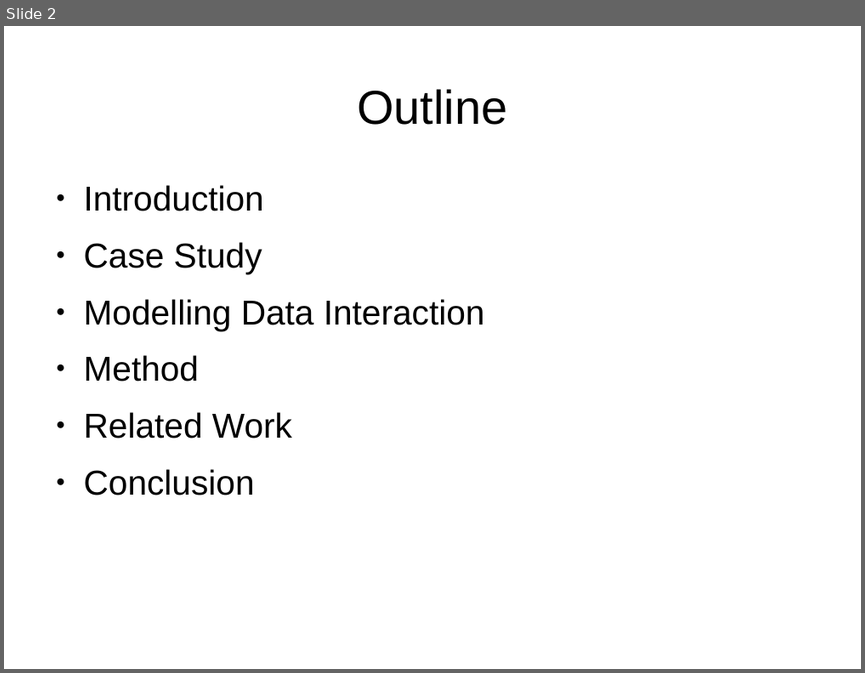
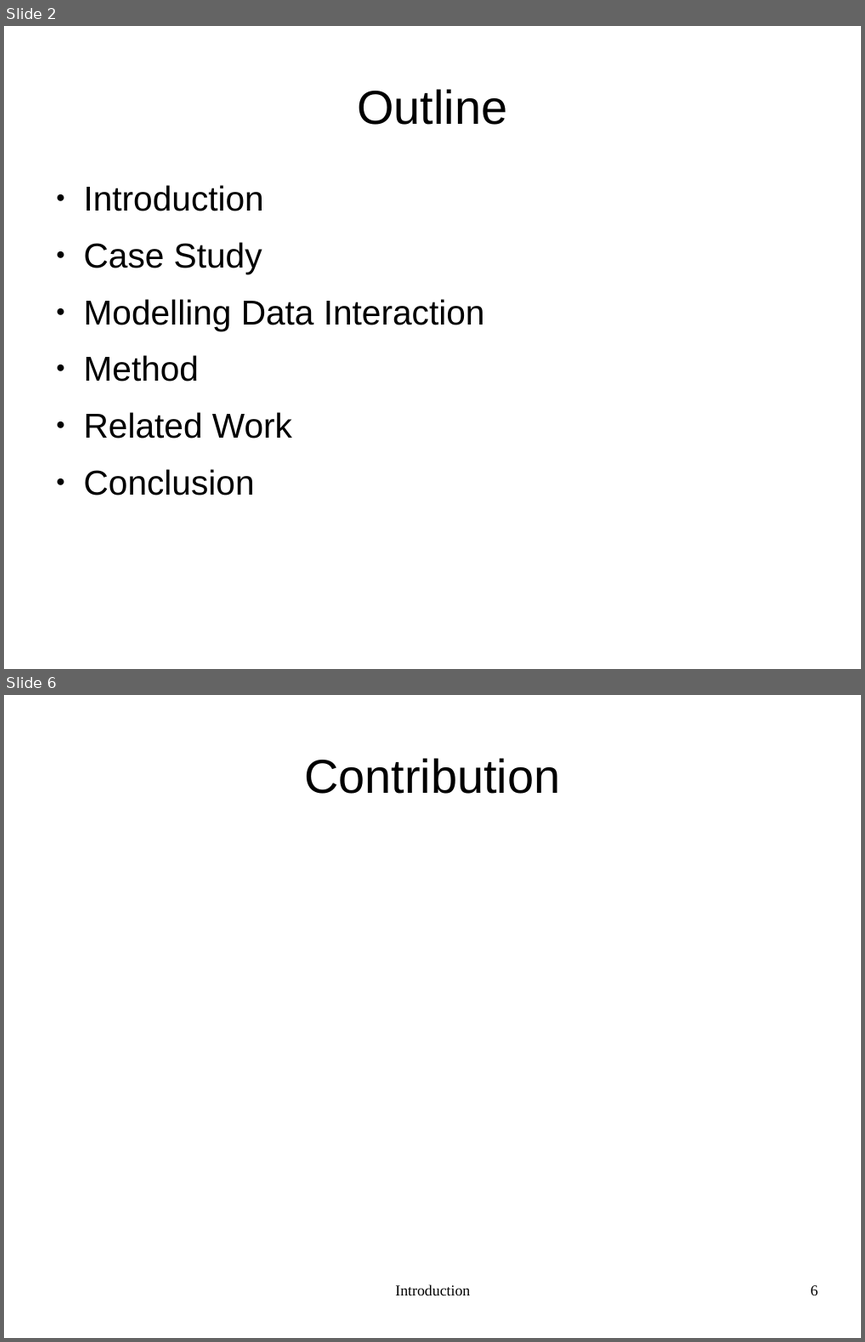
Before and after one commit to FabioBis/University, a slide deck: UNIBO/ComplementiBD/DataInteractionCoverage.odp. Shown one above the other, each under a label of ours: slide 2 before the commit, slides 2 and 6 after it; the slides between them are not shown. The pictures are 865x673 and 865x1342 pixels, drawn with LibreOffice and Linux fonts; fonts in the diff are those of the drawing. Boxes give left, top, right and bottom in pixels: in the first picture for what was removed or moved away, otherwise in the second. Text is boxed around its words. In the diff, an @@ line names an element or a change of style, - is before the commit and + after.

```diff
--- a/UNIBO/ComplementiBD/DataInteractionCoverage.odp
+++ b/UNIBO/ComplementiBD/DataInteractionCoverage.odp
@@ slide 6 added at (4,695,861,1338), background #FFFFFF @@
@@ title added at (304,758,560,794), 44 pt, text #000000 @@
+Contribution
@@ text added at (395,1284,470,1295), 14 pt, text #000000 @@
+Introduction
@@ page number added at (811,1285,818,1295), 14 pt, text #000000 @@
+6
```
Also in this commit, not shown: 1 slide changed, 2 other slides added.
